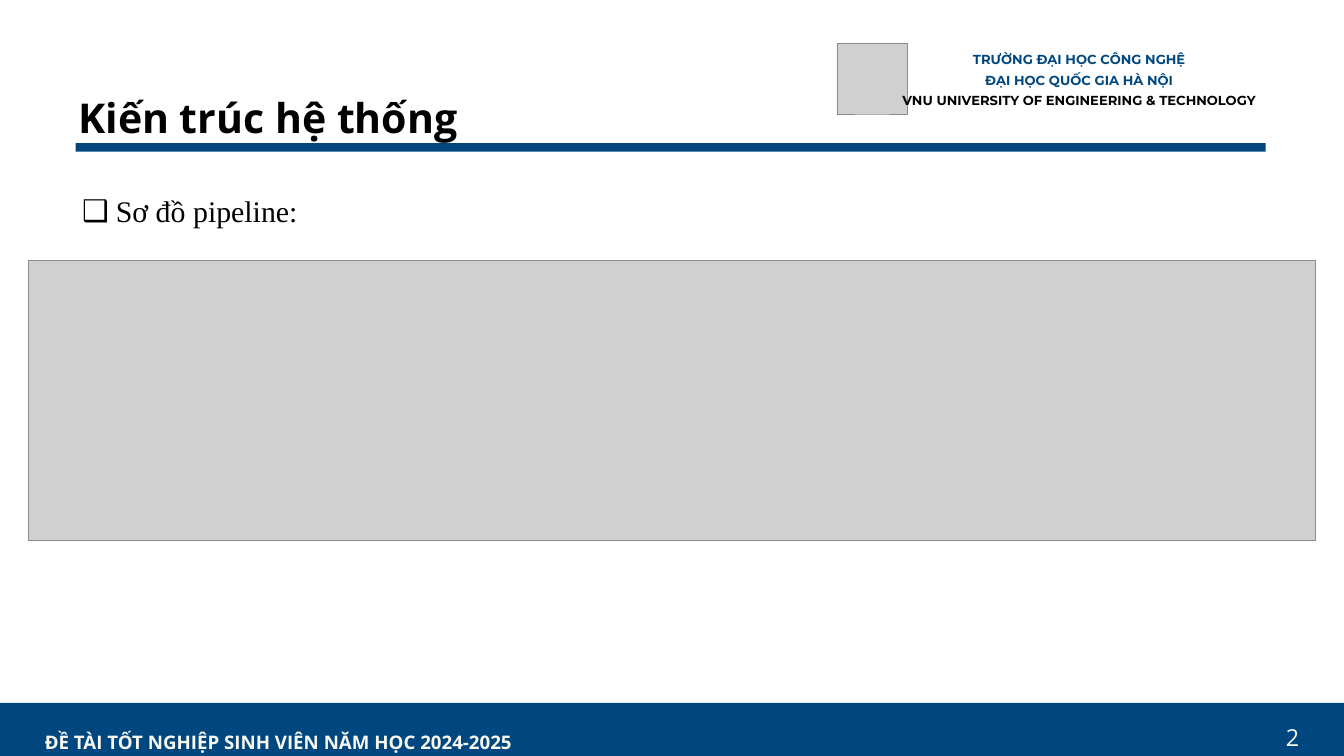
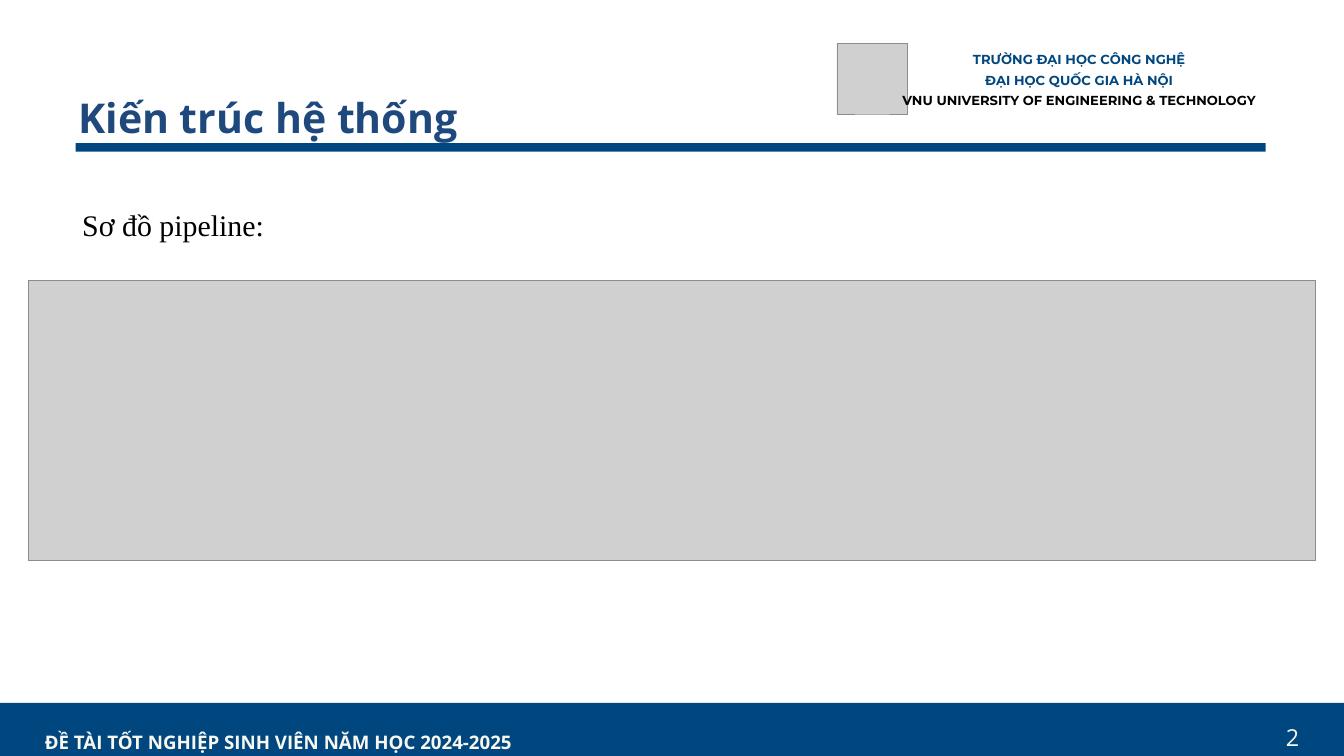
Before and after one commit to nnthai167/KLTN, a slide deck: slide 11 of PPT_KHOA LUẬN.pptx (slide 12 before the commit). Drawn at 1344x756 pixels with LibreOffice and Linux fonts; fonts in the diff are those of the drawing; grey boxes stand for pictures. Boxes give left, top, right and bottom in pixels: in the first picture for what was removed or moved away, otherwise in the second. Text is boxed around its words. In the diff, an @@ line names an element or a change of style, - is before the commit and + after.

```diff
--- a/PPT_KHOA LUẬN.pptx
+++ b/PPT_KHOA LUẬN.pptx
@@ text "Kiến trúc hệ thống" at bbox=[78, 99, 457, 145]: text colour #000000 to #1F497D @@
@@ text "Sơ đồ pipeline:": place and size @@
-text "Sơ đồ pipeline:" at bbox=[116, 200, 297, 228]
+text "Sơ đồ pipeline:" at bbox=[82, 214, 263, 242]
@@ text "Sơ đồ pipeline:" at bbox=[82, 214, 263, 242]: bullet ❑ to none @@
@@ picture: place and size @@
-picture at bbox=[28, 260, 1316, 540]
+picture at bbox=[28, 280, 1316, 560]
```
Also in this commit, not shown: 12 other slides changed, 1 slide removed, 13 other files.
